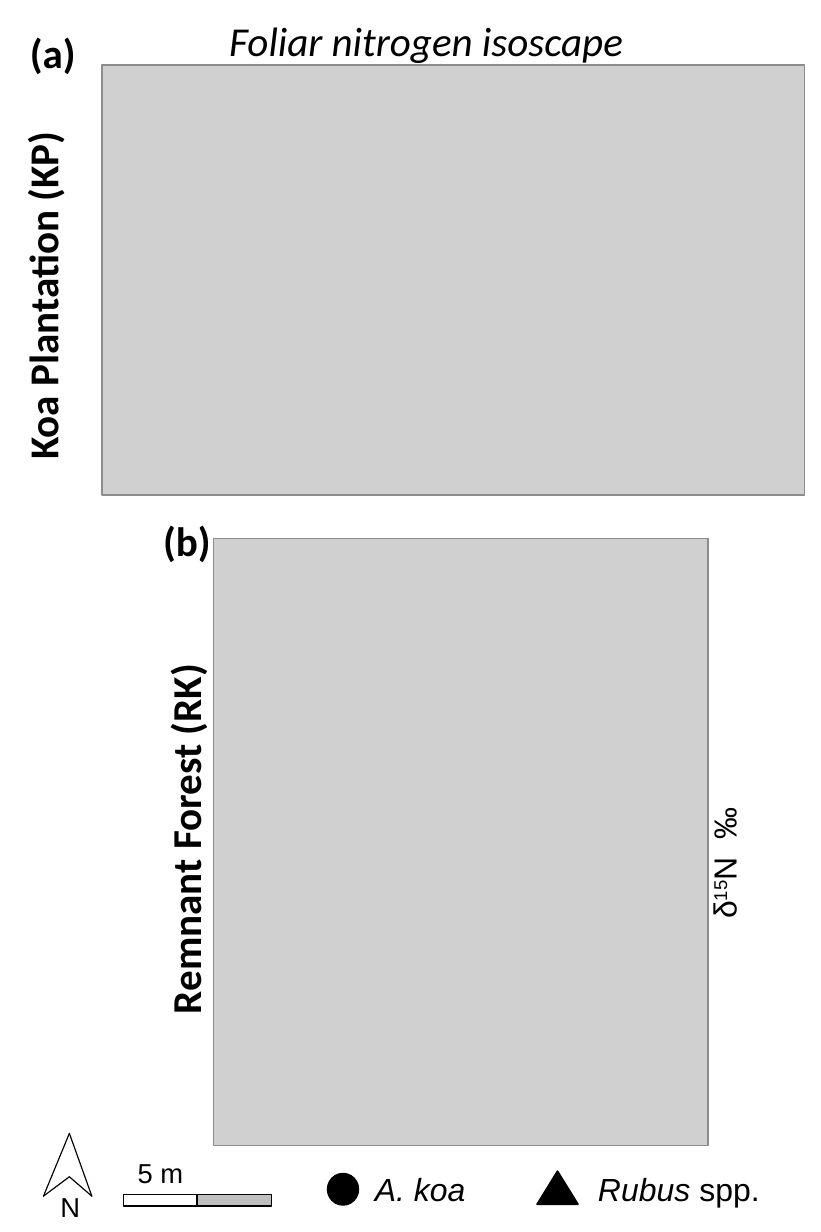
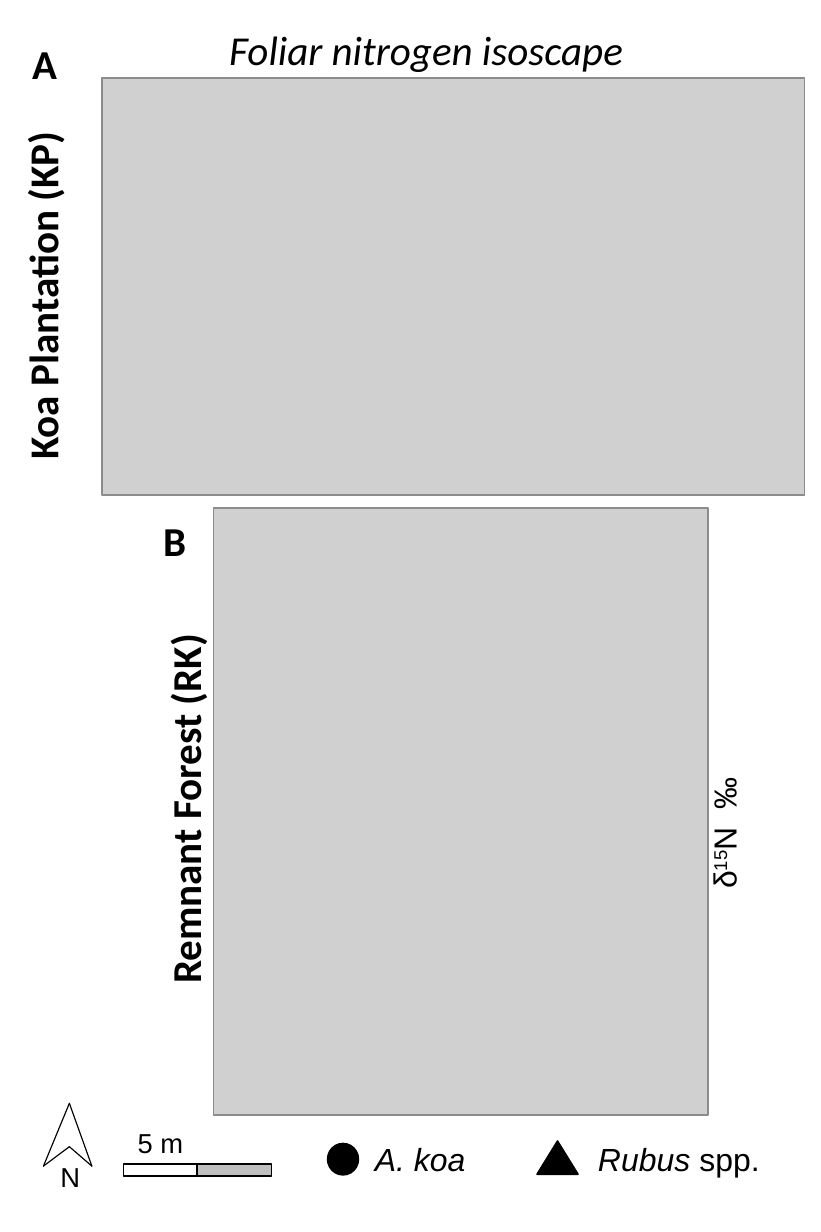
Before and after one commit to cbwall/Hakalau-Isoscapes, a slide deck: slide 1 of figures/pau/plant isoscape.pptx. Drawn at 821x1232 pixels with LibreOffice and Linux fonts; fonts in the diff are those of the drawing; grey boxes stand for pictures. Boxes give left, top, right and bottom in pixels: in the first picture for what was removed or moved away, otherwise in the second. Text is boxed around its words. In the diff, an @@ line names an element or a change of style, - is before the commit and + after.

```diff
--- a/figures/pau/plant isoscape.pptx
+++ b/figures/pau/plant isoscape.pptx
@@ text "Foliar nitrogen isoscape": place and size @@
-text "Foliar nitrogen isoscape" at (229, 27, 623, 66)
+text "Foliar nitrogen isoscape" at (229, 36, 623, 72)
@@ text at (32, 52, 57, 79): text changed @@
-(a)
+A
@@ picture: place and size @@
-picture at (102, 64, 805, 494)
+picture at (102, 79, 805, 496)
@@ text at (163, 529, 186, 556): text changed @@
-(b)
+B
@@ 6 texts, 4 lines, 2 rectangles, 1 picture, 1 ellipse, 1 triangle: place and size @@
-6 texts, 4 lines, 2 rectangles, 1 picture, 1 ellipse, 1 triangle at (43, 539, 759, 1217)
+6 texts, 4 lines, 2 rectangles, 1 picture, 1 ellipse, 1 triangle at (43, 507, 759, 1187)
```
Also in this commit, not shown: 27 other files.
